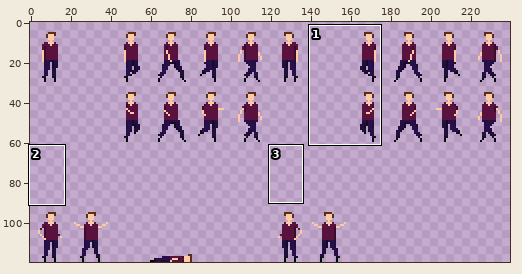
File history of a sprite sheet, src/sprites/czino.png. Above: a wide view before the commit, with the close-up outlined.
Close-up. First the earlier version:
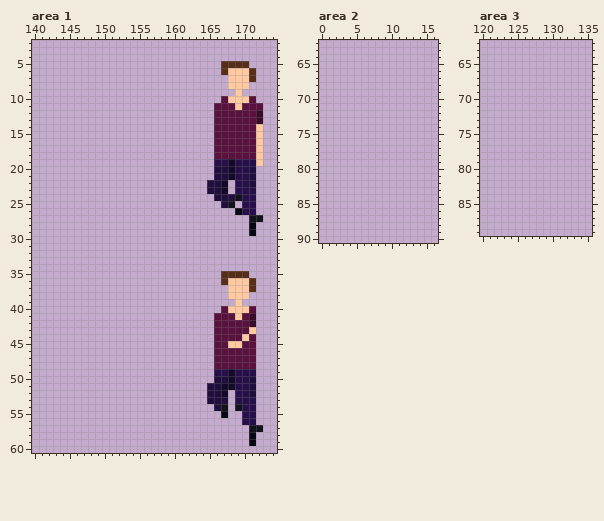
The file is 240x120 pixels. Shown: area 1: x 140..174, y 2..60; area 2: x 0..16, y 62..90; area 3: x 120..135, y 62..89. The commit also changed other parts of the picture, which this record leaves out.
Now the later version:
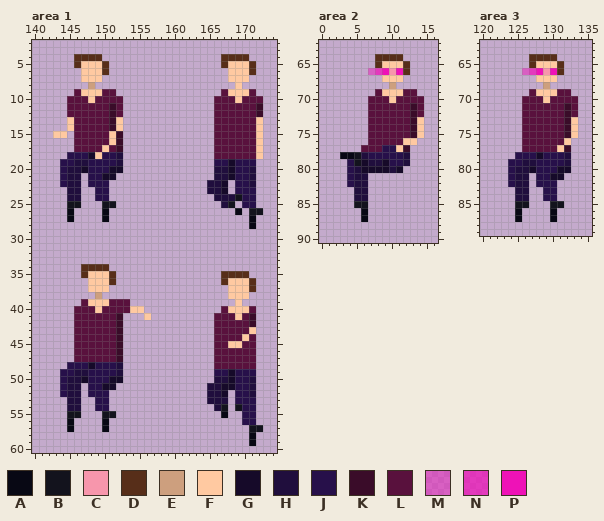
Palette (. is transparent): A #080814  B #13131d  C #f796ac  D #572e19  E #cd9f7e  F #ffc9a1  G #160a29  H #200e3d  J #27104a  K #3a0c29  L #59113d  M #ee12b77c  N #ee12b7bc  P #ee12b7
Changes in this commit:
Changed rows in their new state; - is an unchanged pixel.
Area 1:
first column x 143:
 4 ---DDDD-----------------DDDD--
 5 ---DFFFD-----------------FFFD-
 6 ----FFFD----------------.-----
 7 ----FFF---------------------.-
 8 -----E-------------------.-.--
 9 ---LFFFLL---------------LF-FL-
10 --LLLFLLLL-------------L-L-L-L
11 --LLLLLLKL----------------L--K
12 --LLLLLLKL--------------------
13 --FLLLLLKF-------------------F
14 --FLLLLLKF--------------------
15 FF-LLLLLFK--------------------
16 ---LLLLLFK--------------------
17 ---LLLLFLK--------------------
18 --JJJGFJJH--------------------
19 -JJHHJJJJH-------------------.
20 -JHHGJJJGG--------------------
21 -JHH-JJGG---------------------
22 -JHH-JJJ----------------------
23 --HH--JJ----------------------
24 --HH--JJ----------------------
25 --BB---BB---------------------
26 --A----A-------------------.BB
27 --A----A--------------------A.
29 ----------------------------.-
first column x 144:
34 ---DDDD------
35 ---DFFFD-----
36 ----FFFD-----
37 ----FFF------
38 -----E-------
39 ---LFFFLLL---
40 --LLLFLLLLFF-
41 --LLLLLLK---F
42 --LLLLLLK----
43 --LLLLLLK----
44 --LLLLLLK----
45 --LLLLLLK----
46 --LLLLLLK----
47 --LLLLLLK----
48 -JJJGJJJH----
49 JJHHJJJJH----
50 JHHGJJJGG----
51 JHH-JJGG-----
52 JHH-JJJ------
53 -HH--JJ------
54 -HH--JJ------
55 -BB---BB-----
56 -A----A------
57 -A----A------
Area 2:
first column x 3:
64 -----DDDD---
65 -----DFFFD--
66 ----MNPCPD--
67 ------FFF---
68 -------E----
69 -----LFFFLL-
70 ----LLLFLLLL
71 ----LLLLLLKL
72 ----LLLLLLKL
73 ----LLLLLLKF
74 ----LLLLLLKF
75 ----LLLLLLKF
76 ----LLLLLFF-
77 ---LLLJJFK--
78 AABHJJJJJH--
79 -JBGHHGJJH--
80 -JHGGGGHG---
81 -JHH--------
82 -JHH--------
83 --HH--------
84 --HH--------
85 --BB--------
86 ---A--------
87 ---A--------
Area 3:
first column x 124:
64 ---DDDD---
65 ---DFFFD--
66 --MNPCPD--
67 ----FFF---
68 -----E----
69 ---LFFFLL-
70 --LLLFLLLL
71 --LLLLLLKL
72 --LLLLLLKL
73 --LLLLLLKF
74 --LLLLLLKF
75 --LLLLLLKF
76 --LLLLLLF-
77 --LLLLLFK-
78 -JJJGJJJH-
79 JJHHJJJJH-
80 JHHGJJJGG-
81 JHH-JJGG--
82 JHH-JJJ---
83 -HH--JJ---
84 -HH--JJ---
85 -BB---BB--
86 -A----A---
87 -A----A---
